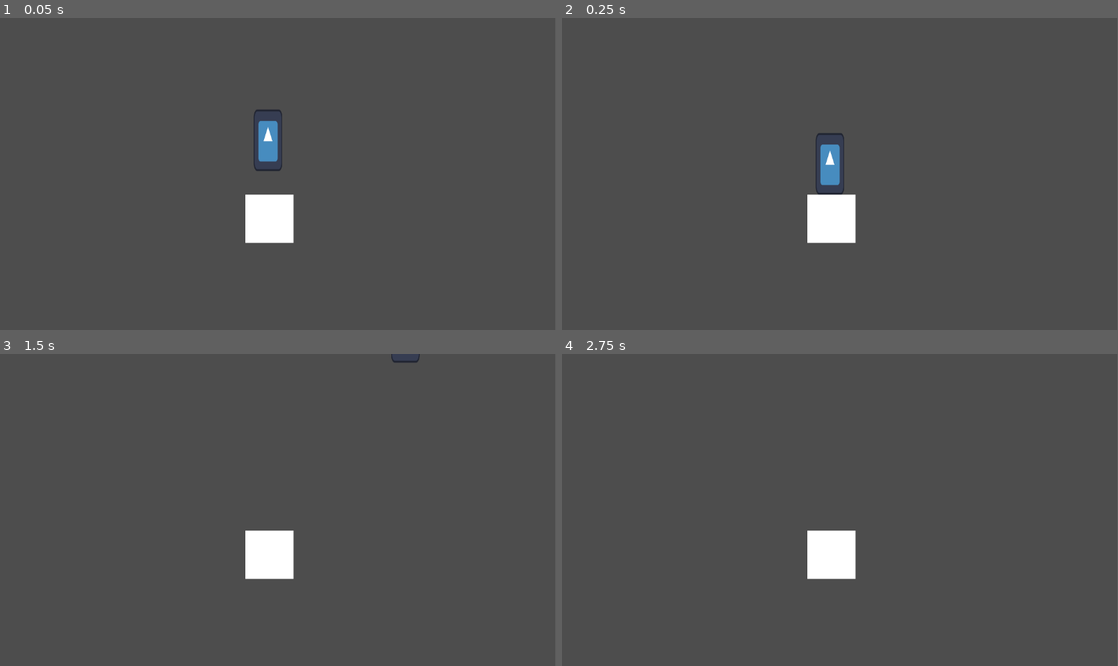
Above: before the commit, frames 1-4 (two rows, left to right).
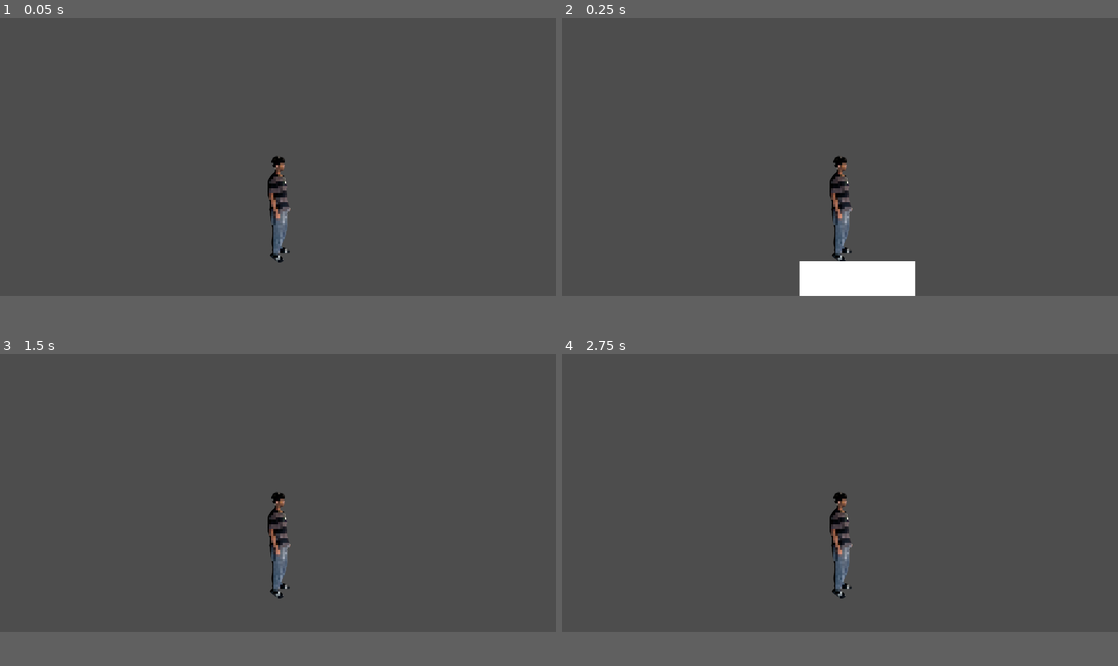
Above: after the commit, the same moments.

Repository: awadui/awesomeplatformer
Game: Godot game, scene res://Scenes/world.tscn
Same seed, same stepped clock (60 frames per second), same inputs: the game is played once before the commit and once after it. The engine's default icon, where the game draws it, is replaced by a stand-in: a white triangle on a blue panel in a dark square.
Inputs:
- Up to frame 1 (0.05 s): no input
- Up to frame 2 (0.25 s): no input
- Up to frame 3 (1.5 s): tap Enter at 0.5 s; hold D (move_right ) from 0.53 s (still down); tap Space (jump) at 0.6, 0.77, 1.07, 1.35 s
- Up to frame 4 (2.75 s): tap Space (jump) at 1.52, 1.82, 2, 2.1 s; release D (move_right ) at 2.03 s; hold A (move_left) from 2.03 s (still down)
In our replay, the window is 799x449 before the commit and 800x400 after it. These sizes can differ from the game's own. Grey fills any space a smaller window leaves; there, only what the larger window draws over its background counts as a difference.

The runs differ from the first frame. In frame 1, 2.3% of the frame differs, in the area x 44-53%, y 29-79%; in frame 2, 4.5%, in the area x 42-64%, y 36-90%; in frame 3, 1.8%; in frame 4, 1.7%.

Commit message:
added animations
added idle, run, and jump coded more things

Diff:
--- a/awesomeplatformer/Scenes/player.tscn
+++ b/awesomeplatformer/Scenes/player.tscn
@@ -1,20 +1,25 @@
 [gd_scene load_steps=4 format=3 uid="uid://rur7a3bnxgkm"]
 
 [ext_resource type="Script" uid="uid://cgnut7k3l0vn7" path="res://Scripts/player.gd" id="1_4ntmi"]
-[ext_resource type="Texture2D" uid="uid://c8crelrchilj2" path="res://icon.svg" id="1_l8h54"]
+[ext_resource type="Texture2D" uid="uid://dhckktw5v2q5r" path="res://assets/textures/idle.png" id="2_cvnsp"]
 
-[sub_resource type="RectangleShape2D" id="RectangleShape2D_4ntmi"]
-size = Vector2(60, 128)
+[sub_resource type="CapsuleShape2D" id="CapsuleShape2D_cvnsp"]
+radius = 14.0
+height = 98.0
 
 [node name="Player" type="CharacterBody2D"]
-position = Vector2(3, 2)
+position = Vector2(-6, -38)
 script = ExtResource("1_4ntmi")
 
 [node name="Sprite2D" type="Sprite2D" parent="."]
-position = Vector2(-4, -67)
-scale = Vector2(0.4609375, 1)
-texture = ExtResource("1_l8h54")
+position = Vector2(11.999997, -105)
+scale = Vector2(0.25, 0.25)
+texture = ExtResource("2_cvnsp")
 
 [node name="CollisionShape2D" type="CollisionShape2D" parent="."]
-position = Vector2(-4, -67)
-shape = SubResource("RectangleShape2D_4ntmi")
+position = Vector2(6, -89)
+shape = SubResource("CapsuleShape2D_cvnsp")
+
+[node name="Camera2D" type="Camera2D" parent="."]
+position = Vector2(6, -130)
+zoom = Vector2(0.75, 0.75)
--- a/awesomeplatformer/Scenes/world.tscn
+++ b/awesomeplatformer/Scenes/world.tscn
@@ -10,11 +10,11 @@
 [node name="world" type="Node2D"]
 
 [node name="Player" parent="." instance=ExtResource("1_a02cp")]
-position = Vector2(560, 318)
+position = Vector2(140, 152)
 jump_force = 600
 
 [node name="Platform" type="StaticBody2D" parent="."]
-position = Vector2(559, 417)
+position = Vector2(161, 198)
 
 [node name="MeshInstance2D" type="MeshInstance2D" parent="Platform"]
 scale = Vector2(100, 100)
--- a/awesomeplatformer/Scripts/player.gd
+++ b/awesomeplatformer/Scripts/player.gd
@@ -10,7 +10,7 @@
 		if velocity.y > 1000:
 			velocity.y = 1000
 
-	if Input.is_action_just_pressed("jump"):
+	if Input.is_action_just_pressed("jump"): #&& is_on_floor():
 		velocity.y = -jump_force
 
 	var horizontal_direction = Input.get_axis("move_left", "move_right ")
--- a/awesomeplatformer/project.godot
+++ b/awesomeplatformer/project.godot
@@ -14,6 +14,14 @@
 run/main_scene="uid://bghvjmrb6tdgw"
 config/features=PackedStringArray("4.5", "Forward Plus")
 config/icon="res://icon.svg"
+
+[display]
+
+window/size/viewport_width=360
+window/size/viewport_height=180
+window/size/window_width_override=1280
+window/size/window_height_override=720
+window/stretch/mode="canvas_items"
 
 [input]
 
@@ -33,3 +41,7 @@
 , Object(InputEventKey,"resource_local_to_scene":false,"resource_name":"","device":-1,"window_id":0,"alt_pressed":false …(183 unchanged characters)…
 ]
 }
+
+[rendering]
+
+textures/canvas_textures/default_texture_filter=0
Binary file added: awesomeplatformer/assets/textures/crouch.png
Not shown, added: awesomeplatformer/assets/textures/crouch.png.import
Binary file added: awesomeplatformer/assets/textures/idle.png
Not shown, added: awesomeplatformer/assets/textures/idle.png.import
Binary file added: awesomeplatformer/assets/textures/jump.png
Not shown, added: awesomeplatformer/assets/textures/jump.png.import
Binary file added: awesomeplatformer/assets/textures/run.png
Not shown, added: awesomeplatformer/assets/textures/run.png.import
